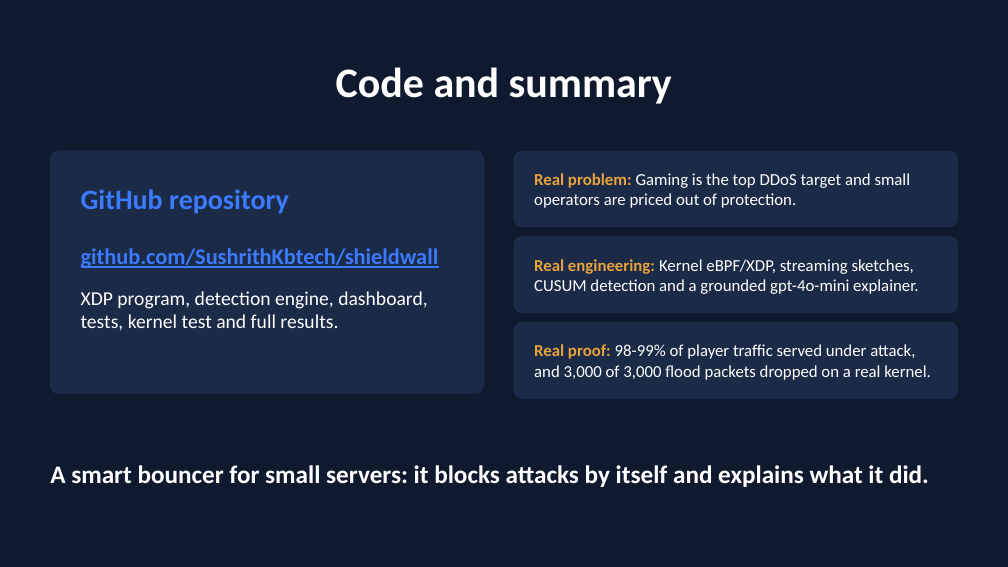
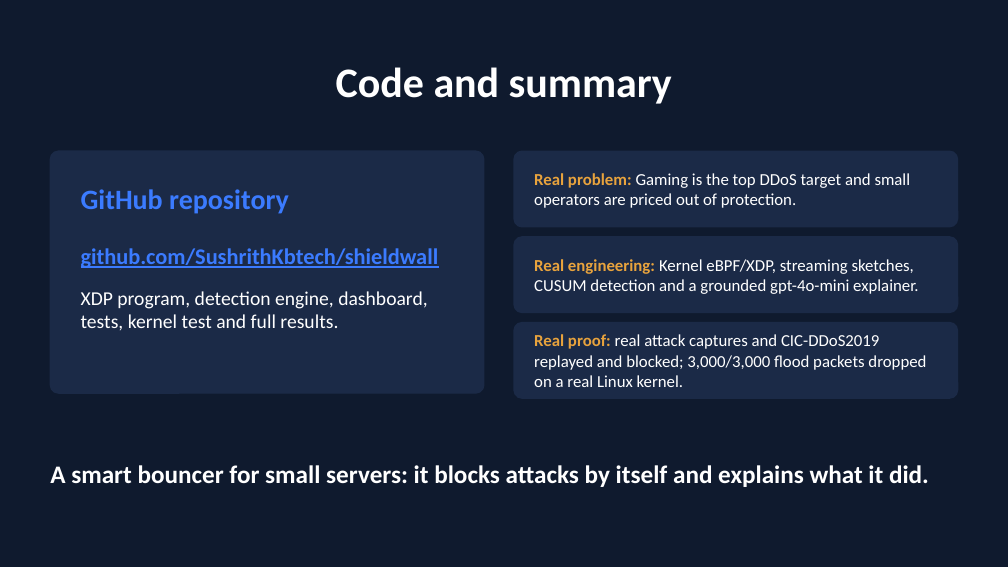
Before and after one commit to SushrithKbtech/shieldwall, a slide deck: slide 7 of docs/ShieldWall_presentation.pptx. Drawn at 1008x567 pixels with LibreOffice and Linux fonts; fonts in the diff are those of the drawing. Boxes give left, top, right and bottom in pixels: in the first picture for what was removed or moved away, otherwise in the second. Text is boxed around its words. In the diff, an @@ line names an element or a change of style, - is before the commit and + after.

```diff
--- a/docs/ShieldWall_presentation.pptx
+++ b/docs/ShieldWall_presentation.pptx
@@ text at (534,334,926,387): text changed @@
-Real proof: 98-99% of player traffic served under attack, and 3,000 of 3,000 flood packets dropped on a real kernel.
+Real proof: real attack captures and CIC-DDoS2019 replayed and blocked; 3,000/3,000 flood packets dropped on a real Linux kernel.
```
Also in this commit, not shown: 4 other slides changed, 43 other files.
